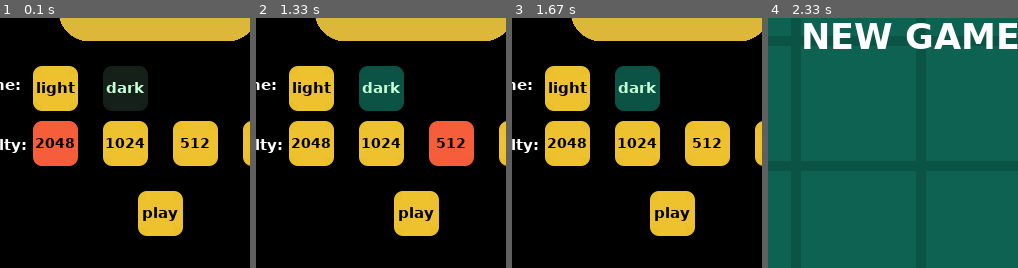
Above: before the commit, frames 1-4 (left to right).
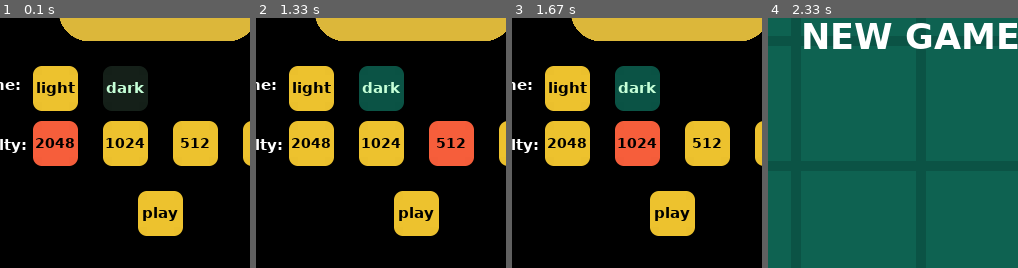
Above: after the commit, the same moments.

Repository: rajitbanerjee/2048-pygame
Game: pygame game, started from start.py
Two runs of this game, one before a commit and one after it. Both use one fixed random seed, a clock stepped at 60 frames per second and the inputs below.
Inputs (mouse positions are % of the whole screen's width and height, from its top left):
- Up to frame 1 (0.1 s): no input
- Up to frame 2 (1.33 s): press the mouse at (26, 29) at 0.37 s; move the mouse to (24, 29) at 0.47 s; release the mouse at (23, 29) at 0.6 s; press the mouse at (58, 70) at 0.7 s; move the mouse to (63, 77) at 0.8 s; release the mouse at (69, 84) at 0.93 s; press the mouse at (44, 59) at 1.03 s; move the mouse to (59, 66) at 1.13 s; release the mouse at (74, 73) at 1.27 s
- Up to frame 3 (1.67 s): press the mouse at (44, 70) at 1.37 s; move the mouse to (46, 64) at 1.47 s; release the mouse at (47, 58) at 1.6 s
- Up to frame 4 (2.33 s): press the mouse at (51, 84) at 1.7 s; move the mouse to (33, 53) at 1.8 s; release the mouse at (15, 23) at 1.93 s
The pictures show only the part of the screen within x 19-69%, y 45-95%; the shares and areas given below are measured in that part.

Frames 1-2 are identical in both runs. In frame 3, 3.0% of the frame differs, in the area x 41-60%, y 41-60%; in frame 4, nothing differs.

Commit message:
fixed issue with diff button colour change

Diff:
--- a/game.py
+++ b/game.py
@@ -47,7 +47,8 @@
 
         screen.blit(my_font.render(msg, 1, text_col), (140, 180))
         # Ask user to play again
-        screen.blit(my_font.render("Play again? (y/ n)", 1, text_col), (80, 255))
+        screen.blit(my_font.render(
+            "Play again? (y/ n)", 1, text_col), (80, 255))
 
         pygame.display.update()
 
@@ -88,6 +89,7 @@
     display(board, theme)
     return board
 
+
 def restart(board, theme, text_col):
     """
     Ask user to restart the game if 'n' key is pressed.
@@ -99,9 +101,8 @@
     Returns:
         board (list): new game board
     """
-    size = c["size"]
     # Fill the window with a transparent background
-    s = pygame.Surface((size, size), pygame.SRCALPHA)
+    s = pygame.Surface((c["size"], c["size"]), pygame.SRCALPHA)
     s.fill(c["colour"][theme]["over"])
     screen.blit(s, (0, 0))
 
@@ -118,7 +119,6 @@
             if event.type == pygame.KEYDOWN and event.key == K_y:
                 board = newGame(theme, text_col)
                 return board
-
 
 
 def display(board, theme):
@@ -178,7 +178,7 @@
 
             # a key has been pressed
             if event.type == pygame.KEYDOWN:
-                # 'n' is pressed to start a new game
+                # 'n' is pressed to restart the game
                 if event.key == pygame.K_n:
                     board = restart(board, theme, text_col)
 
--- a/start.py
+++ b/start.py
@@ -173,6 +173,7 @@
                     theme_selected = True
 
                 if _2048.isOver(pos):
+                    _2048.colour = tuple(c["colour"]["light"]["64"])
                     _1024.colour = tuple(c["colour"]["light"]["2048"])
                     _512.colour = tuple(c["colour"]["light"]["2048"])
                     _256.colour = tuple(c["colour"]["light"]["2048"])
@@ -180,6 +181,7 @@
                     diff_selected = True
 
                 if _1024.isOver(pos):
+                    _1024.colour = tuple(c["colour"]["light"]["64"])
                     _2048.colour = tuple(c["colour"]["light"]["2048"])
                     _512.colour = tuple(c["colour"]["light"]["2048"])
                     _256.colour = tuple(c["colour"]["light"]["2048"])
@@ -187,6 +189,7 @@
                     diff_selected = True
 
                 if _512.isOver(pos):
+                    _512.colour = tuple(c["colour"]["light"]["64"])
                     _1024.colour = tuple(c["colour"]["light"]["2048"])
                     _2048.colour = tuple(c["colour"]["light"]["2048"])
                     _256.colour = tuple(c["colour"]["light"]["2048"])
@@ -194,6 +197,7 @@
                     diff_selected = True
 
                 if _256.isOver(pos):
+                    _256.colour = tuple(c["colour"]["light"]["64"])
                     _1024.colour = tuple(c["colour"]["light"]["2048"])
                     _512.colour = tuple(c["colour"]["light"]["2048"])
                     _2048.colour = tuple(c["colour"]["light"]["2048"])
@@ -236,7 +240,6 @@
 
                     if dark_theme.isOver(pos):
                         dark_theme.colour = tuple(c["colour"]["dark"]["background"])
-
                     else:
                         dark_theme.colour = tuple(c["colour"]["dark"]["2048"])
 
